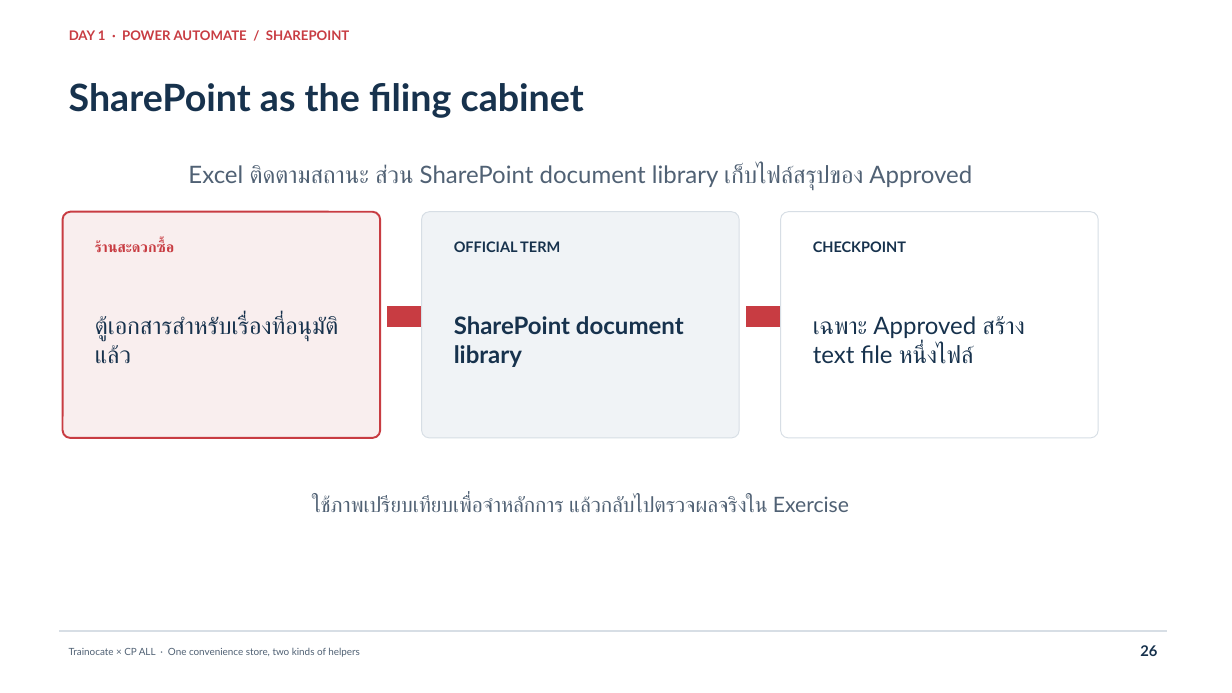
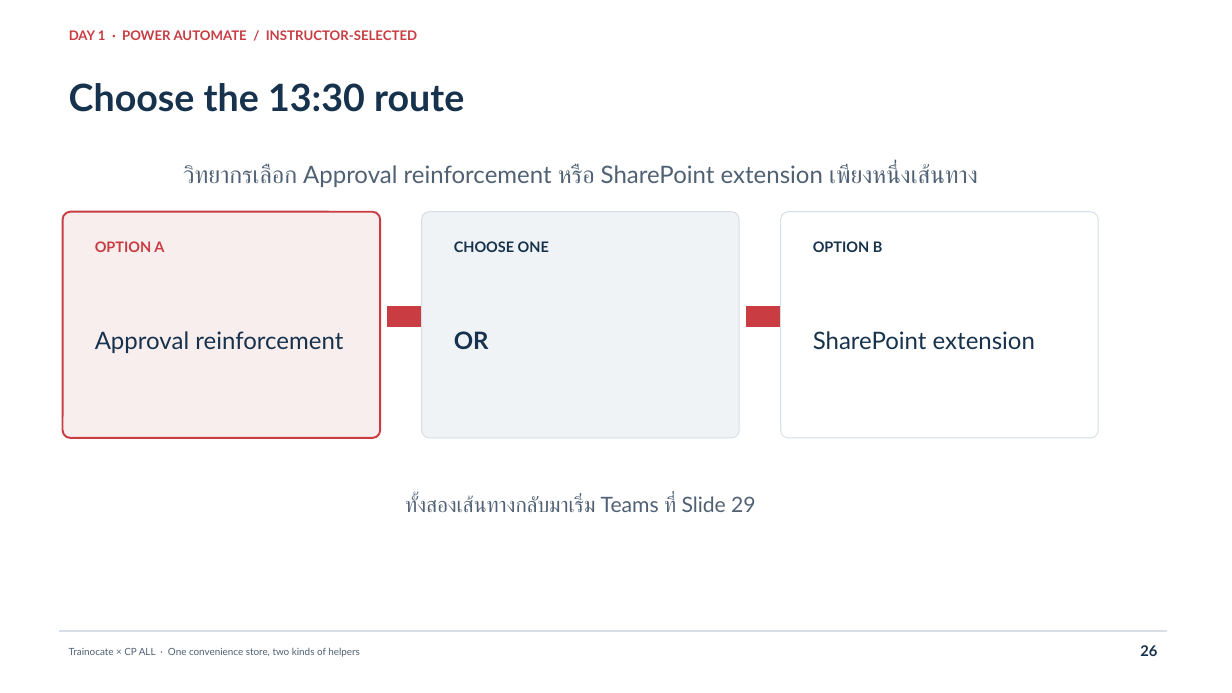
Before and after one commit to teerasej/cpall-gosoft-power-automate-2026, a slide deck: slide 26 of docs/public/downloads/CPAll-Power-Automate-Day-1.pptx. Drawn at 1232x693 pixels with LibreOffice and Linux fonts; fonts in the diff are those of the drawing. Boxes give left, top, right and bottom in pixels: in the first picture for what was removed or moved away, otherwise in the second. Text is boxed around its words. In the diff, an @@ line names an element or a change of style, - is before the commit and + after.

Commit message:
Make SharePoint an optional Day 1 extension

```diff
--- a/docs/public/downloads/CPAll-Power-Automate-Day-1.pptx
+++ b/docs/public/downloads/CPAll-Power-Automate-Day-1.pptx
@@ text at [69, 30, 417, 40]: text changed @@
-DAY 1 · POWER AUTOMATE / SHAREPOINT
+DAY 1 · POWER AUTOMATE / INSTRUCTOR-SELECTED
@@ text at [69, 83, 464, 112]: text changed @@
-SharePoint as the filing cabinet
+Choose the 13:30 route
@@ text at [183, 164, 978, 187]: text changed @@
-Excel ติดตามสถานะ ส่วน SharePoint document library เก็บไฟล์สรุปของ Approved
+วิทยากรเลือก Approval reinforcement หรือ SharePoint extension เพียงหนึ่งเส้นทาง
@@ text at [95, 241, 164, 252]: text changed @@
-ร้านสะดวกซื้อ
+OPTION A
@@ text at [454, 241, 549, 252]: text changed @@
-OFFICIAL TERM
+CHOOSE ONE
@@ text at [813, 241, 883, 252]: text changed @@
-CHECKPOINT
+OPTION B
@@ text at [95, 331, 343, 353]: text changed @@
-ตู้เอกสารสำหรับเรื่องที่อนุมัติแล้ว
+Approval reinforcement
@@ text at [454, 331, 489, 349]: text changed @@
-SharePoint document library
+OR
@@ text at [813, 331, 1035, 349]: text changed @@
-เฉพาะ Approved สร้าง text file หนึ่งไฟล์
+SharePoint extension
@@ text at [405, 496, 755, 512]: text changed @@
-ใช้ภาพเปรียบเทียบเพื่อจำหลักการ แล้วกลับไปตรวจผลจริงใน Exercise
+ทั้งสองเส้นทางกลับมาเริ่ม Teams ที่ Slide 29
```
Also in this commit, not shown: 7 other slides changed, 13 other files.
